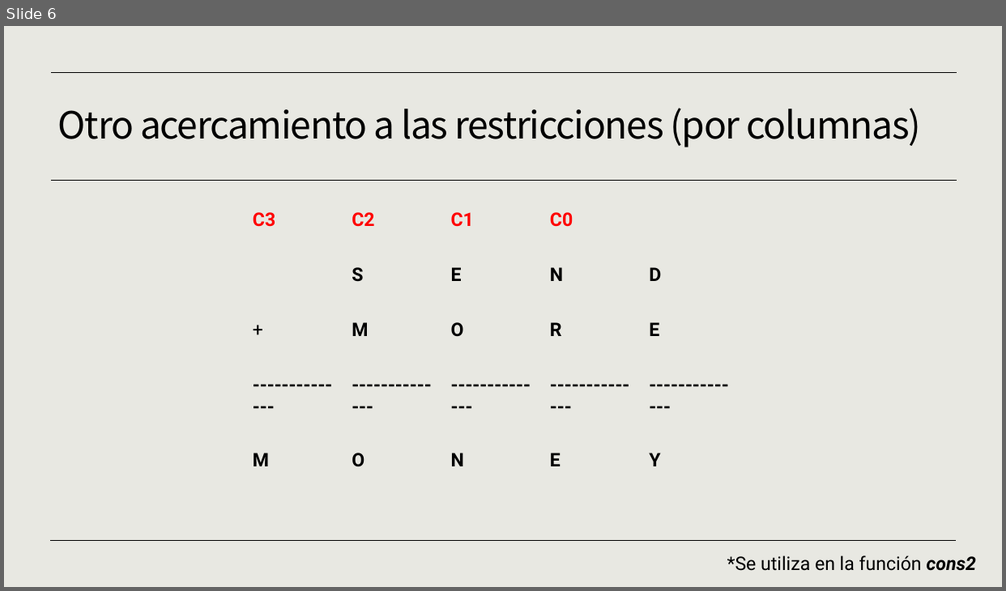
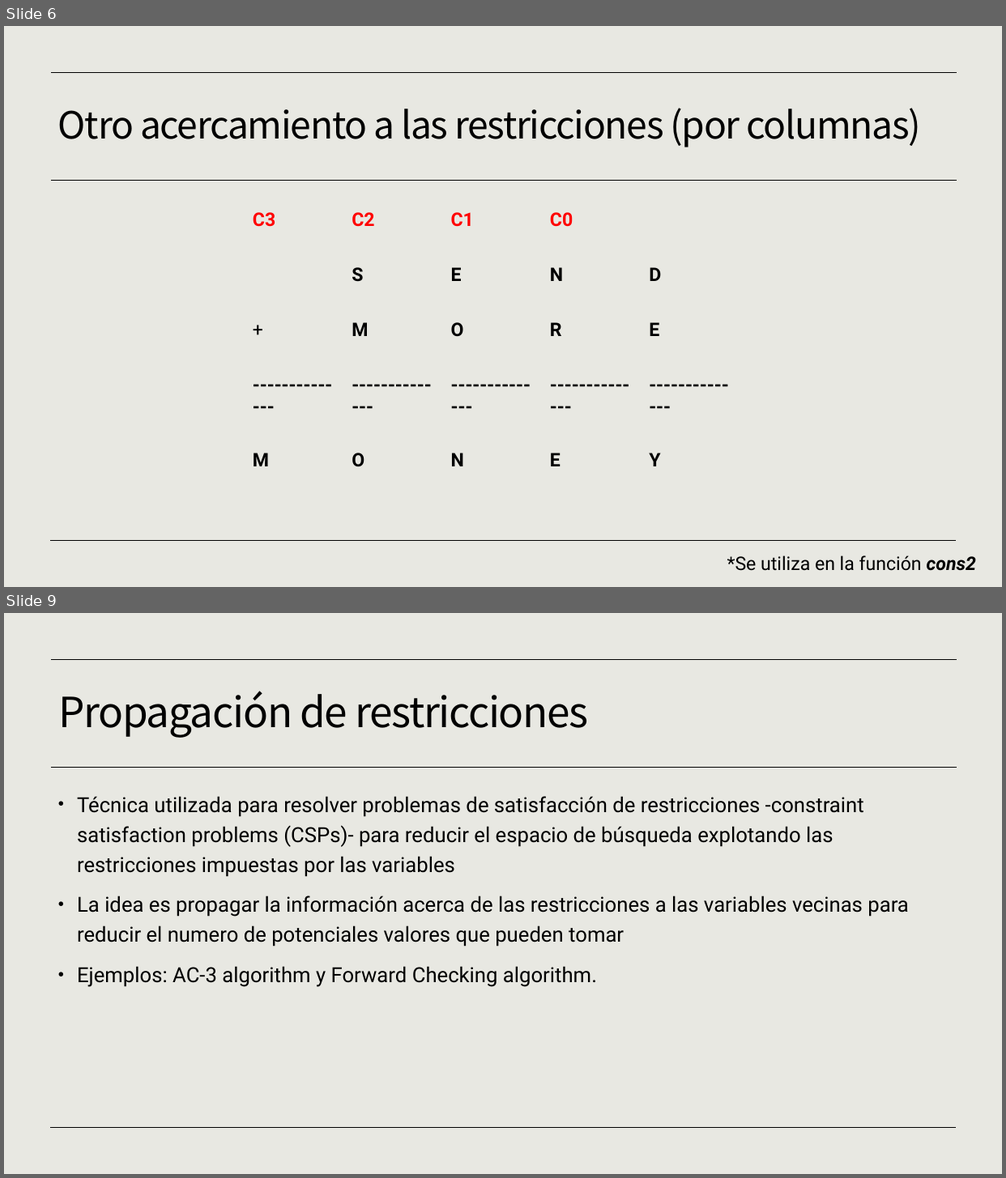
Before and after one commit to JavierCorralLizarraga/Artificial-intelligence, a slide deck: proyecto cripto-aritmetica/proyectocriptoaritmetica.pptx. Shown one above the other, each under a label of ours: slide 6 before the commit, slides 6 and 9 after it; the slides between them are not shown. The pictures are 1006x591 and 1006x1178 pixels, drawn with LibreOffice and Linux fonts; fonts in the diff are those of the drawing. Boxes give left, top, right and bottom in pixels: in the first picture for what was removed or moved away, otherwise in the second. Text is boxed around its words. In the diff, an @@ line names an element or a change of style, - is before the commit and + after.

```diff
--- a/proyecto cripto-aritmetica/proyectocriptoaritmetica.pptx
+++ b/proyecto cripto-aritmetica/proyectocriptoaritmetica.pptx
@@ slide 9 added at [4,613,1002,1174], background #E8E8E2; not listed: 3 template elements that a slide beside it also shows @@
@@ title added at [58,691,589,737], 40 pt, text #000000 @@
+Propagación de restricciones
@@ text added at [77,796,909,987], 20 pt, text #000000 @@
+• Técnica utilizada para resolver problemas de satisfacción de restricciones -constraint satisfaction problems (CSPs)- para reducir el espacio de búsqueda explotando las restricciones impuestas por las variables
+• La idea es propagar la información acerca de las restricciones a las variables vecinas para reducir el numero de potenciales valores que pueden tomar
+• Ejemplos: AC-3 algorithm y Forward Checking algorithm.
```
Also in this commit, not shown: 3 slides changed, 4 other slides added, 3 slides removed, 9 other files.
